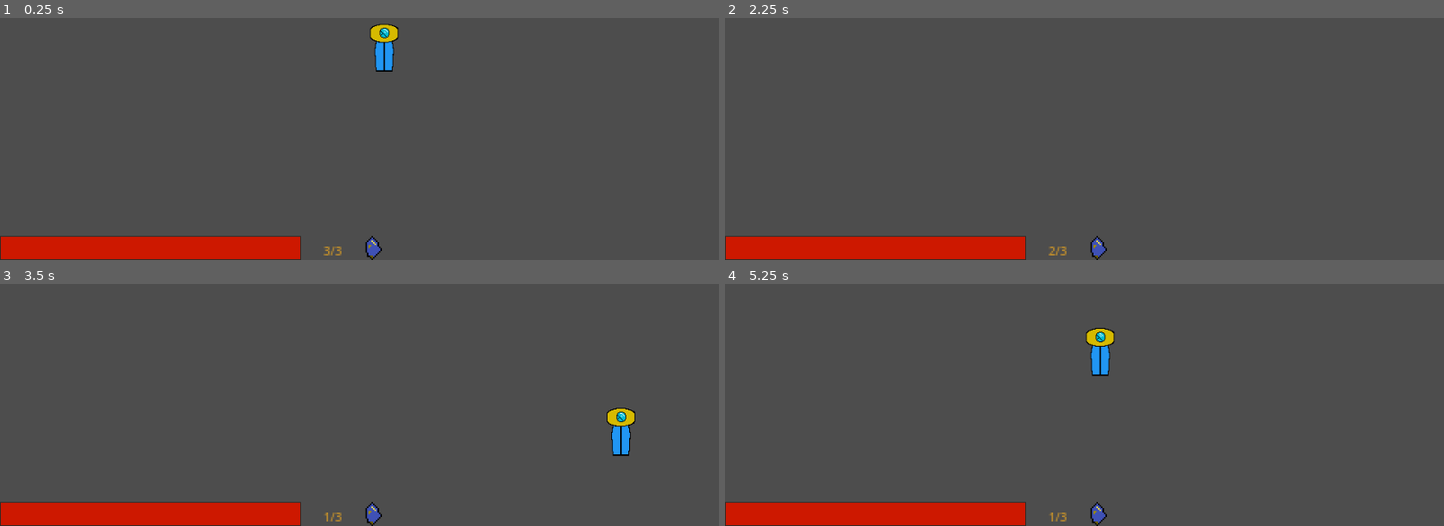
Above: before the commit, frames 1-4 (two rows, left to right).
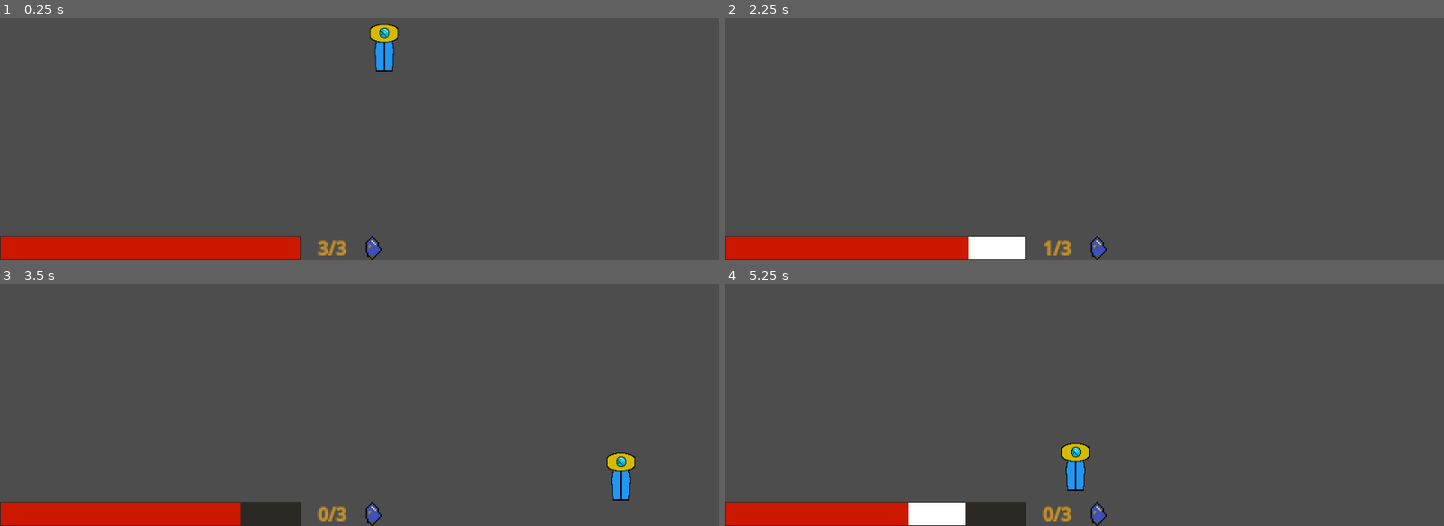
Above: after the commit, the same moments.

Repository: nf12pro/ChronoAnchor
Game: Godot game, scene res://scenes/testing_scene.tscn
Two runs of this game, one before a commit and one after it. Both use one fixed random seed, a clock stepped at 60 frames per second and the inputs below.
Inputs (mouse positions are in pixels of both pictures, inside the frame that each line leads up to):
- Up to frame 1 (0.25 s): no input
- Up to frame 2 (2.25 s): tap Enter at 0.5 s; move the mouse to (1242, 37) at 0.52 s; hold Right (move_right) 0.53-1.28 s; hold Shift (dash) 0.53-1.28 s; click (1242, 37) at 0.67 s; move the mouse to (940, 78) at 1.27 s; hold S (move_down) 1.28-2.03 s; tap Shift (dash) at 1.35 s; move the mouse to (outside the picture) at 2.02 s; hold Right (move_right) from 2.03 s (still down); hold P (take_damage_test) from 2.03 s (still down)
- Up to frame 3 (3.5 s): tap Shift (dash) at 2.3, 3.05 s; move the mouse to (323, 405) at 2.77 s; release Right (move_right) at 2.78 s; release P (take_damage_test) at 2.78 s; hold W (move_up) from 2.78 s (still down); tap Alt at 2.85 s; click (323, 405) at 2.92 s
- Up to frame 4 (5.25 s): move the mouse to (1300, 385) at 3.52 s; release W (move_up) at 3.53 s; hold Shift (dash) 3.53-4.28 s; hold A (move_left) 3.53-5.03 s; move the mouse to (outside the picture) at 4.27 s; tap Shift (dash) at 4.35 s; move the mouse to (1120, 325) at 5.02 s; hold S (move_down) from 5.03 s (still down); hold P (take_damage_test) from 5.03 s (still down); click (1120, 325) at 5.17 s

The runs differ from the first frame. In frame 1, 0.2% of the frame differs, in the area x 44-49%, y 91-99%; in frame 2, 0.9%; in frame 3, 2.1%; in frame 4, 2.9%, in the area x 25-55%, y 18-100%.

Commit message:
Label WIP
I'm commiting just to be able to view the current tscn files

Diff:
--- a/scenes/player.tscn
+++ b/scenes/player.tscn
@@ -62,11 +62,10 @@
 offset_right = -8.004
 offset_bottom = -8.004001
 theme_override_colors/default_color = Color(0.75986844, 0.5605189, 0.16995767, 1)
-theme_override_font_sizes/normal_font_size = 8
-theme_override_font_sizes/bold_font_size = 8
+theme_override_font_sizes/normal_font_size = 12
+theme_override_font_sizes/bold_font_size = 12
 bbcode_enabled = true
 text = "[b] 3/3"
-fit_content = true
 scroll_active = false
 horizontal_alignment = 1
 vertical_alignment = 2
--- a/scripts/player.gd
+++ b/scripts/player.gd
@@ -40,7 +40,7 @@
 @export var dash_amount: int = 3
 @export var dash_speed: float = 600.0
 @export var dash_duration: float = 0.15
-@export var dash_charge_cooldown: float = 1.0
+@export var dash_charge_cooldown: float = 3.0
 @onready var dash_tracker = $canvas_layer/dash_shard/dash_tracker
 #endregion
 
@@ -51,7 +51,7 @@
 	if health_recover_upgrade:
 		health_timer.start()
 	dash_charges = dash_amount
-	dash_tracker.text = str(dash_charges) + "/" + str(dash_amount)
+	dash_tracker.text = "[b]" + str(dash_charges) + "/" + str(dash_amount) + "[/b]"
 	dash_timer.wait_time = dash_charge_cooldown
 	dash_timer.one_shot = true
 
@@ -65,6 +65,7 @@
 		dash_time_left -= delta
 		if dash_time_left <= 0.0:
 			is_dashing = false
+			invincibility = false
 			velocity = velocity.limit_length(max_speed)
 		move_and_slide()
 		return
@@ -101,13 +102,13 @@
 func dash():
 	if is_dashing or dash_charges <= 0:
 		return
+	is_dashing = true
 	invincibility = true
-	is_dashing = true
 	dash_time_left = dash_duration
 	dash_direction = last_move_direction.normalized()
 	velocity = dash_direction * dash_speed
 	dash_charges -= 1
-	dash_tracker.text = str(dash_charges) + "/" + str(dash_amount)
+	dash_tracker.text = "[b]" + str(dash_charges) + "/" + str(dash_amount) + "[/b]"
 	if dash_timer.is_stopped():
 		dash_timer.start()
 
@@ -126,6 +127,6 @@
 
 func _on_dash_timer_timeout() -> void:
 	dash_charges = min(dash_charges + 1, dash_amount)
-	dash_tracker.text = str(dash_charges) + "/" + str(dash_amount)
+	dash_tracker.text = "[b]" + str(dash_charges) + "/" + str(dash_amount) + "[/b]"
 	if dash_charges < dash_amount:
 		dash_timer.start()
